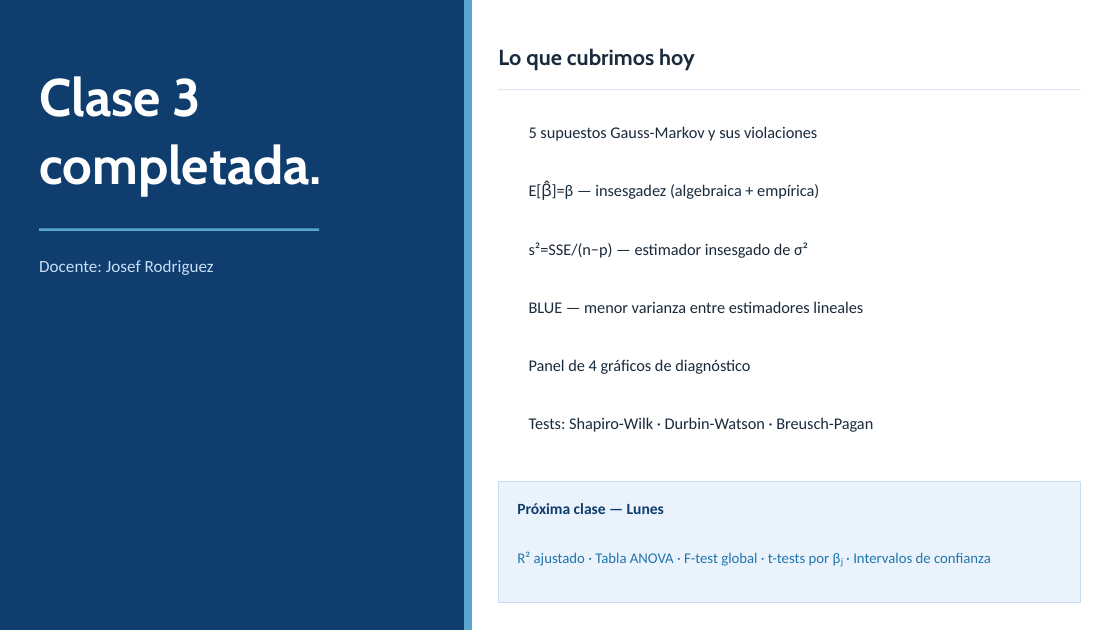
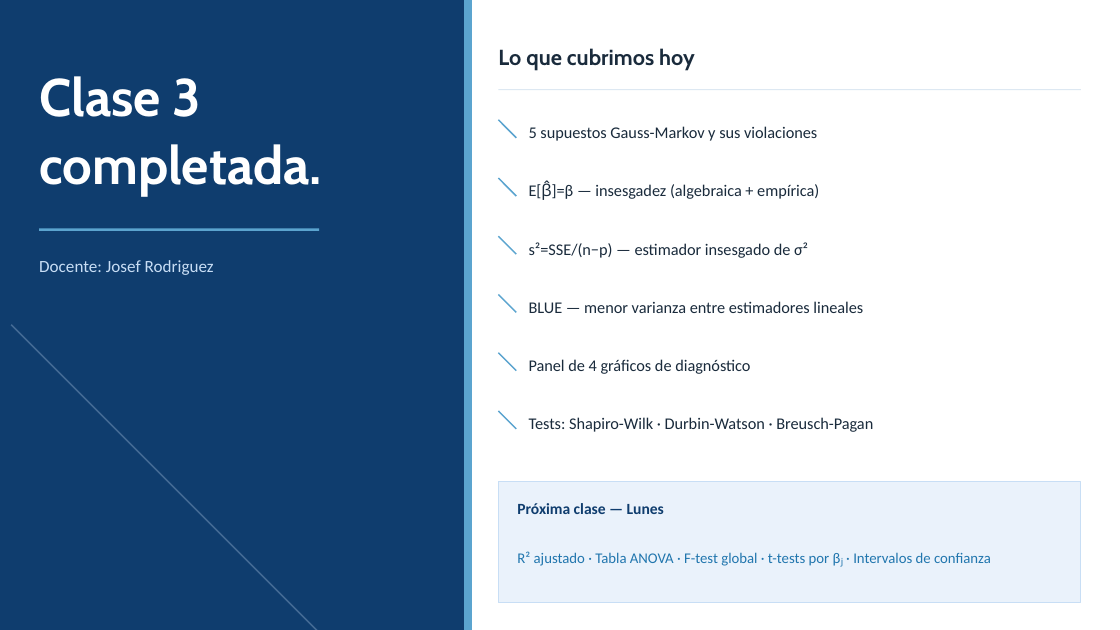
Before and after one commit to josefrodrim/modelos_estadisticos, a slide deck: slide 9 of Clase_3/PPT/Clase03_GaussMarkov_BLUE.pptx. Drawn at 1120x630 pixels with LibreOffice and Linux fonts; fonts in the diff are those of the drawing. Boxes give left, top, right and bottom in pixels: in the first picture for what was removed or moved away, otherwise in the second. Text is boxed around its words. In the diff, an @@ line names an element or a change of style, - is before the commit and + after.

```diff
--- a/Clase_3/PPT/Clase03_GaussMarkov_BLUE.pptx
+++ b/Clase_3/PPT/Clase03_GaussMarkov_BLUE.pptx
@@ oval removed at (498, 120, 516, 138) @@
@@ line added from (498, 120) to (516, 138), #5BA4CF 1 pt @@
@@ oval removed at (498, 178, 516, 196) @@
@@ line added from (498, 178) to (516, 196), #5BA4CF 1 pt @@
@@ oval removed at (498, 236, 516, 254) @@
@@ line added from (498, 236) to (516, 254), #5BA4CF 1 pt @@
@@ oval removed at (498, 295, 516, 312) @@
@@ line added from (498, 295) to (516, 312), #5BA4CF 1 pt @@
@@ oval removed at (11, 325, 448, 630) @@
@@ line added from (11, 325) to (448, 630), #C8DEF5 1 pt @@
@@ oval removed at (498, 353, 516, 371) @@
@@ line added from (498, 353) to (516, 371), #5BA4CF 1 pt @@
@@ oval removed at (498, 411, 516, 429) @@
@@ line added from (498, 411) to (516, 429), #5BA4CF 1 pt @@
```
Also in this commit, not shown: 2 other slides changed, 4 other files.
